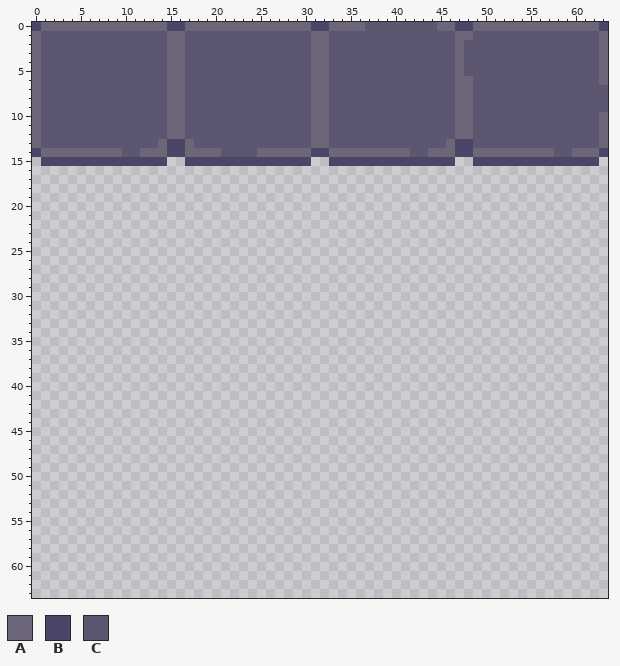
Edited in one commit: pixel-art file (Assets/Sprites/Environments.aseprite). Above is the file before it was changed.
64x64 pixels, 1 frame.
Palette (. is transparent): A #6c6678  B #4b4568  C #5c5670
Pixels before (only the part around the change), first column x 0:
 4 ACCCCCCCCCCCCCCAACCCCCCCCCCCCCCAACCCCCCCCCCCCCCACCCCCCCCCCCCCCCA
 5 ACCCCCCCCCCCCCCAACCCCCCCCCCCCCCAACCCCCCCCCCCCCCACCCCCCCCCCCCCCCA
 6 ACCCCCCCCCCCCCCAACCCCCCCCCCCCCCAACCCCCCCCCCCCCCAACCCCCCCCCCCCCCA
 7 ACCCCCCCCCCCCCCAACCCCCCCCCCCCCCAACCCCCCCCCCCCCCAACCCCCCCCCCCCCCC
 8 ACCCCCCCCCCCCCCAACCCCCCCCCCCCCCAACCCCCCCCCCCCCCAACCCCCCCCCCCCCCC
 9 ACCCCCCCCCCCCCCAACCCCCCCCCCCCCCAACCCCCCCCCCCCCCAACCCCCCCCCCCCCCC
10 ACCCCCCCCCCCCCCAACCCCCCCCCCCCCCAACCCCCCCCCCCCCCAACCCCCCCCCCCCCCA
11 ACCCCCCCCCCCCCCAACCCCCCCCCCCCCCAACCCCCCCCCCCCCCAACCCCCCCCCCCCCCA
12 ACCCCCCCCCCCCCCAACCCCCCCCCCCCCCAACCCCCCCCCCCCCCAACCCCCCCCCCCCCCA
13 ACCCCCCCCCCCCCABBACCCCCCCCCCCCCAACCCCCCCCCCCCCABBCCCCCCCCCCCCCCA
14 BAAAAAAAAACCAAABBAAAACCCCAAAAAABBAAAAAAAAACCAAABBAAAAAAAAACCAAAB
15 .BBBBBBBBBBBBBB..BBBBBBBBBBBBBB..BBBBBBBBBBBBBB..BBBBBBBBBBBBBB.
16 ................................................................
17 ................................................................
18 ................................................................
19 ................................................................
20 ................................................................
21 ................................................................
22 ................................................................
23 ................................................................
24 ................................................................
25 ................................................................
26 ................................................................
27 ................................................................
28 ................................................................
29 ................................................................
30 ................................................................
31 ................................................................
32 ................................................................
33 ................................................................
34 ................................................................
35 ................................................................
36 ................................................................
37 ................................................................
38 ................................................................
39 ................................................................
40 ................................................................
41 ................................................................
42 ................................................................
43 ................................................................
44 ................................................................
45 ................................................................
46 ................................................................
47 ................................................................
48 ................................................................
49 ................................................................
50 ................................................................
51 ................................................................
52 ................................................................
53 ................................................................
54 ................................................................
55 ................................................................
56 ................................................................
57 ................................................................
58 ................................................................
59 ................................................................
60 ................................................................
Now the later version:
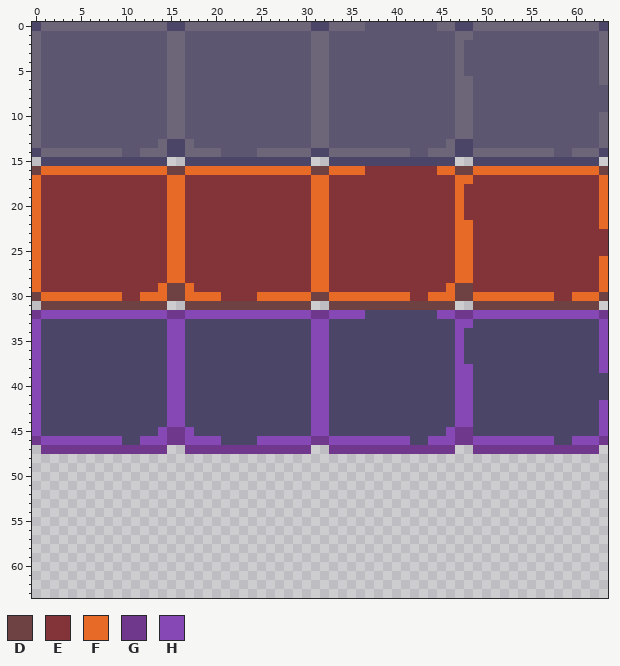
Colours new in this view: D #6e4142  E #823439  F #e76a27  G #70388c  H #8648b5
What changed:
Layer "Layer 1":
Colour B now appears in row 32 at x 37 to 44; in row 33 at x 1 to 14, 17 to 30, 33 to 46 and 49 to 62; in rows 34 to 37 at x 1 to 14, 17 to 30, 33 to 46 and 48 to 62; in row 38 at x 1 to 14, 17 to 30, 33 to 46 and 49 to 62; in rows 39 to 41 at x 1 to 14, 17 to 30, 33 to 46 and 49 to 63; in rows 42 to 44 at x 1 to 14, 17 to 30, 33 to 46 and 49 to 62.
Colour B now appears in row 45 at x 1 to 13, 18 to 30, 33 to 45 and 49 to 62; in row 46 at x 10 to 11, 21 to 24, 42 to 43 and 58 to 59.
Colour D now appears in row 16 at x 0, 15 to 16, 31 to 32, 47 to 48 and 63; in row 29 at x 15 to 16 and 47 to 48; in row 30 at x 0, 15 to 16, 31 to 32, 47 to 48 and 63; in row 31 at x 1 to 14, 17 to 30, 33 to 46 and 49 to 62.
Colour E now appears in row 16 at x 37 to 44; in row 17 at x 1 to 14, 17 to 30, 33 to 46 and 49 to 62; in rows 18 to 21 at x 1 to 14, 17 to 30, 33 to 46 and 48 to 62; in row 22 at x 1 to 14, 17 to 30, 33 to 46 and 49 to 62; in rows 23 to 25 at x 1 to 14, 17 to 30, 33 to 46 and 49 to 63; in rows 26 to 28 at x 1 to 14, 17 to 30, 33 to 46 and 49 to 62.
Colour E now appears in row 29 at x 1 to 13, 18 to 30, 33 to 45 and 49 to 62; in row 30 at x 10 to 11, 21 to 24, 42 to 43 and 58 to 59.
Colour F now appears in row 16 at x 1 to 14, 17 to 30, 33 to 36, 45 to 46 and 49 to 62; in row 17 at x 0, 15 to 16, 31 to 32, 47 to 48 and 63; in rows 18 to 21 at x 0, 15 to 16, 31 to 32, 47 and 63; in row 22 at x 0, 15 to 16, 31 to 32, 47 to 48 and 63; in rows 23 to 25 at x 0, 15 to 16, 31 to 32 and 47 to 48; in rows 26 to 28 at x 0, 15 to 16, 31 to 32, 47 to 48 and 63.
Colour F now appears in row 29 at x 0, 14, 17, 31 to 32, 46 and 63; in row 30 at x 1 to 9, 12 to 14, 17 to 20, 25 to 30, 33 to 41, 44 to 46, 49 to 57 and 60 to 62.
Colour G now appears in row 32 at x 0, 15 to 16, 31 to 32, 47 to 48 and 63; in row 45 at x 15 to 16 and 47 to 48; in row 46 at x 0, 15 to 16, 31 to 32, 47 to 48 and 63; in row 47 at x 1 to 14, 17 to 30, 33 to 46 and 49 to 62.
Colour H now appears in row 32 at x 1 to 14, 17 to 30, 33 to 36, 45 to 46 and 49 to 62; in row 33 at x 0, 15 to 16, 31 to 32, 47 to 48 and 63; in rows 34 to 37 at x 0, 15 to 16, 31 to 32, 47 and 63; in row 38 at x 0, 15 to 16, 31 to 32, 47 to 48 and 63; in rows 39 to 41 at x 0, 15 to 16, 31 to 32 and 47 to 48; in rows 42 to 44 at x 0, 15 to 16, 31 to 32, 47 to 48 and 63.
Colour H now appears in row 45 at x 0, 14, 17, 31 to 32, 46 and 63; in row 46 at x 1 to 9, 12 to 14, 17 to 20, 25 to 30, 33 to 41, 44 to 46, 49 to 57 and 60 to 62.
Changed places in both pictures, as pixel boxes (x1, y1, x2, y2):
added: (32, 166, 608, 454)
